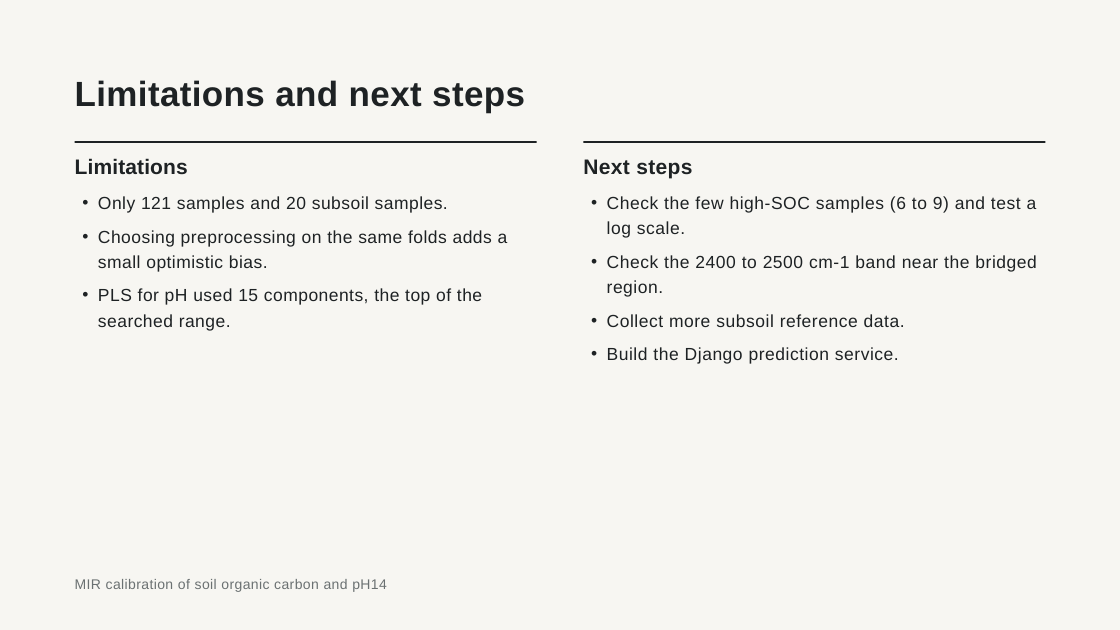
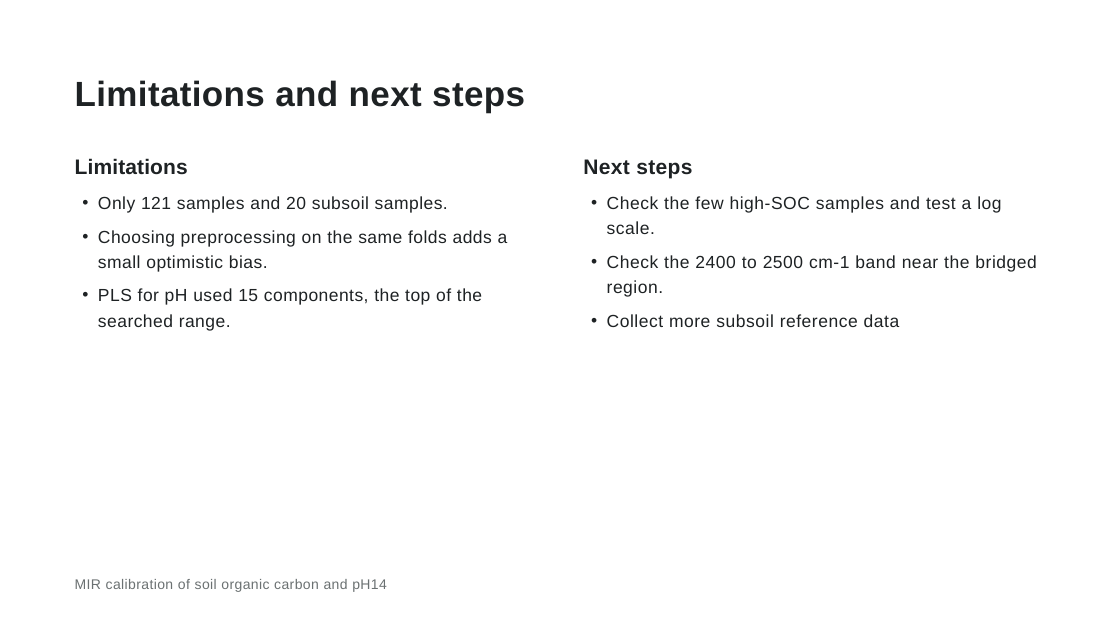
Before and after one commit to phanuelayuka/DSA8401_AML_capstone_project, a slide deck: slide 15 of MIR calibration of soil organic carbon and pH.pptx (slide 14 before the commit). Drawn at 1120x630 pixels with LibreOffice and Linux fonts; fonts in the diff are those of the drawing. Boxes give left, top, right and bottom in pixels: in the first picture for what was removed or moved away, otherwise in the second. Text is boxed around its words. In the diff, an @@ line names an element or a change of style, - is before the commit and + after.

```diff
--- a/MIR calibration of soil organic carbon and pH.pptx
+++ b/MIR calibration of soil organic carbon and pH.pptx
@@ background #F7F6F2 to #FFFFFF @@
@@ line removed from (75, 142) to (537, 142) @@
@@ line removed from (583, 142) to (1045, 142) @@
@@ text at [607, 196, 1001, 234]: text changed @@
-• Check the few high-SOC samples (6 to 9) and test a log scale.
+• Check the few high-SOC samples and test a log scale.
@@ text at [607, 314, 900, 327]: text changed @@
-• Collect more subsoil reference data.
-• Build the Django prediction service.
+• Collect more subsoil reference data
```
Also in this commit, not shown: 14 other slides changed, 1 slide added, 1 other file.
